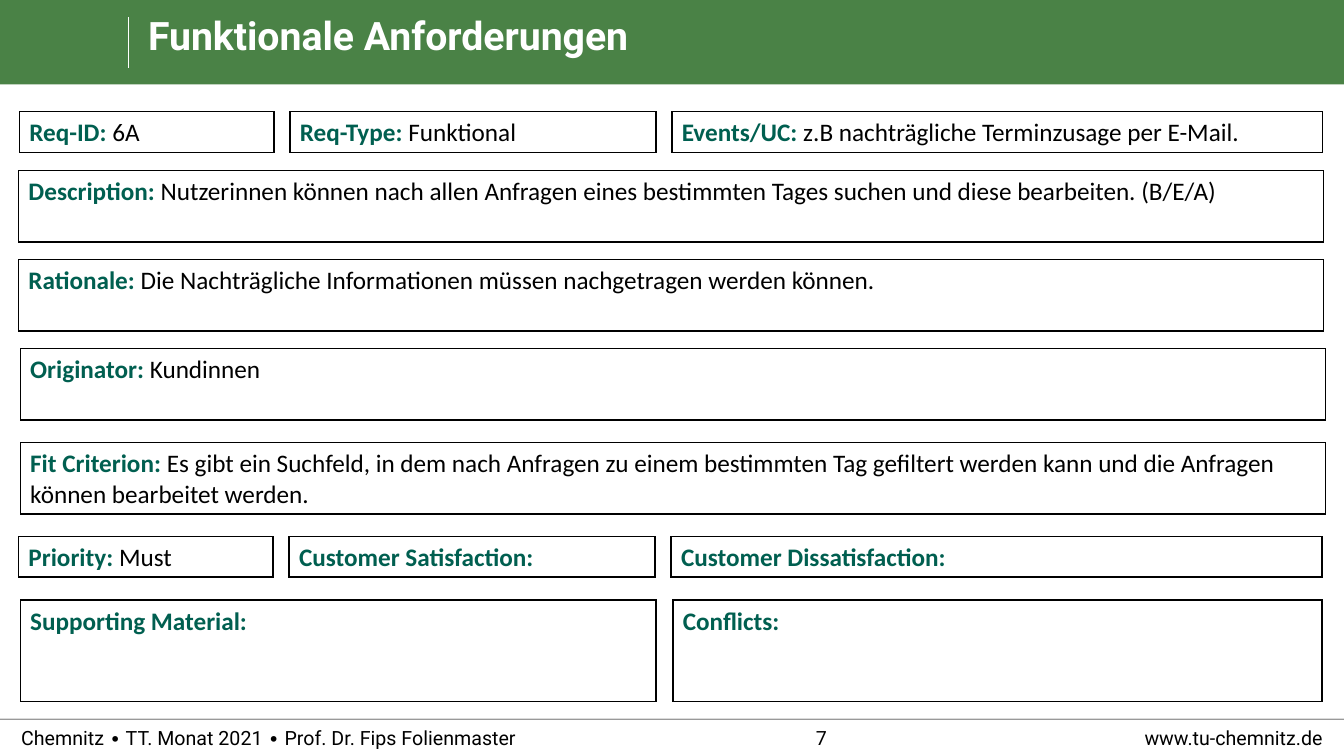
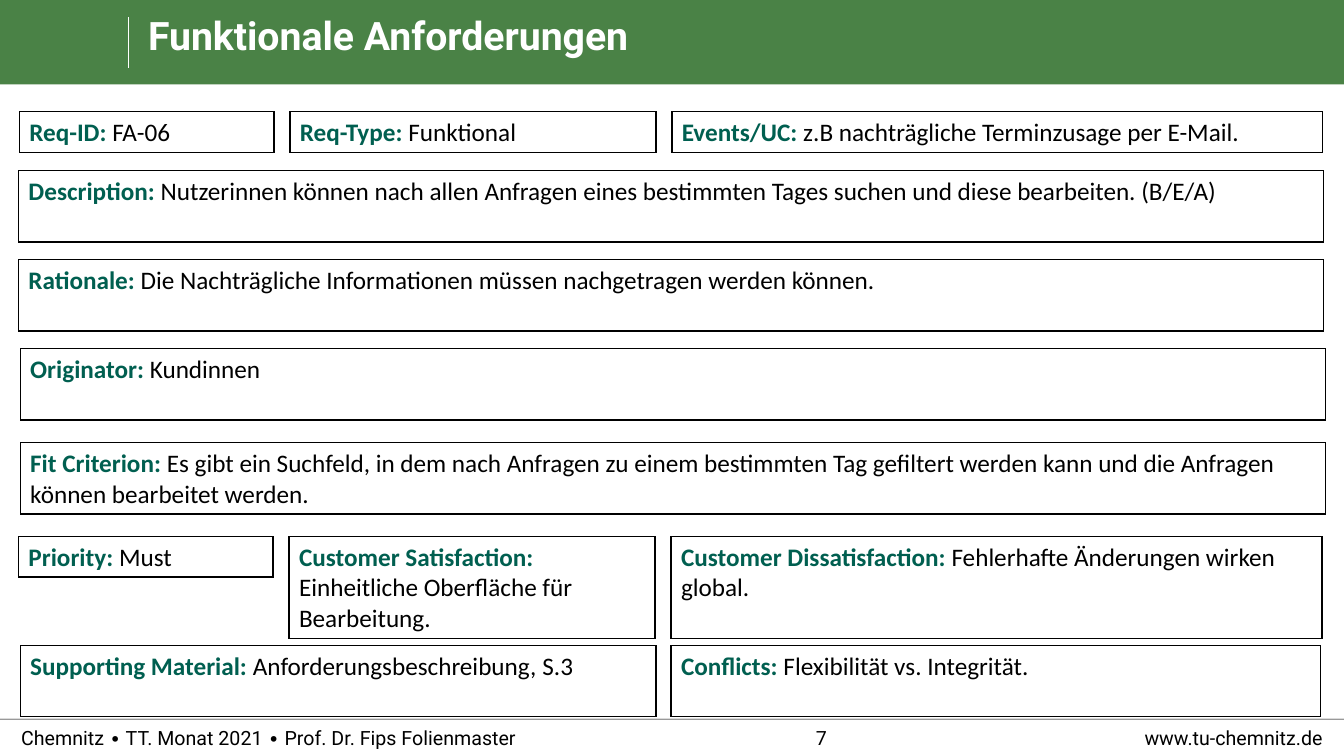
Before and after one commit to RealBiggerBo/Softwaretechnik, a slide deck: slide 7 of SnowCards_Requirements.pptx. Drawn at 1344x756 pixels with LibreOffice and Linux fonts; fonts in the diff are those of the drawing; background and template pictures are left out. Boxes give left, top, right and bottom in pixels: in the first picture for what was removed or moved away, otherwise in the second. Text is boxed around its words. In the diff, an @@ line names an element or a change of style, - is before the commit and + after.

```diff
--- a/SnowCards_Requirements.pptx
+++ b/SnowCards_Requirements.pptx
@@ text in rectangle at (29, 124, 170, 145): text changed @@
-Req-ID: 6A
+Req-ID: FA-06
@@ rectangle "Customer Satisfaction: Einheitliche Oberfläche für ...": place and size @@
-rectangle "Customer Satisfaction: Einheitliche Oberfläche für ..." at (289, 536, 655, 577)
+rectangle "Customer Satisfaction: Einheitliche Oberfläche für ..." at (289, 536, 655, 638)
@@ rectangle "Customer Dissatisfaction: Fehlerhafte Änderungen wirken ...": place and size @@
-rectangle "Customer Dissatisfaction: Fehlerhafte Änderungen wirken ..." at (671, 536, 1323, 577)
+rectangle "Customer Dissatisfaction: Fehlerhafte Änderungen wirken ..." at (671, 536, 1323, 638)
@@ text in rectangle at (299, 548, 572, 632): text changed; text colour #005F50 to #000000; bold off @@
-Customer Satisfaction:
+Customer Satisfaction: Einheitliche Oberfläche für Bearbeitung.
@@ text in rectangle at (681, 546, 1275, 601): text changed; text colour #005F50 to #000000; bold off @@
-Customer Dissatisfaction:
+Customer Dissatisfaction: Fehlerhafte Änderungen wirken global.
@@ rectangle "Supporting Material: Anforderungsbeschreibung, S.3": place and size @@
-rectangle "Supporting Material: Anforderungsbeschreibung, S.3" at (20, 600, 656, 702)
+rectangle "Supporting Material: Anforderungsbeschreibung, S.3" at (20, 645, 656, 717)
@@ text in rectangle at (30, 657, 573, 680): text changed; text colour #005F50 to #000000; bold off @@
-Supporting Material:
+Supporting Material: Anforderungsbeschreibung, S.3
@@ rectangle "Conflicts: Flexibilität vs. Integrität.": place and size @@
-rectangle "Conflicts: Flexibilität vs. Integrität." at (674, 600, 1323, 702)
+rectangle "Conflicts: Flexibilität vs. Integrität." at (671, 645, 1321, 717)
@@ text in rectangle at (681, 657, 1028, 680): text changed; text colour #005F50 to #000000; bold off @@
-Conflicts:
+Conflicts: Flexibilität vs. Integrität.
```
Also in this commit, not shown: 27 other slides changed.
